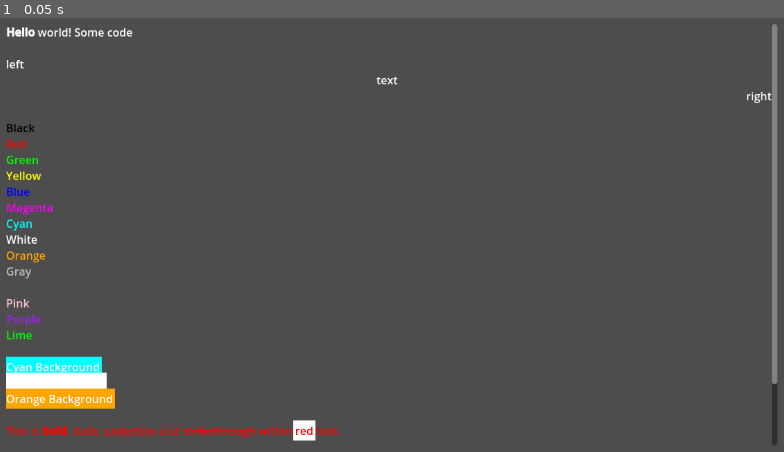
Above: before the commit, frame 1.
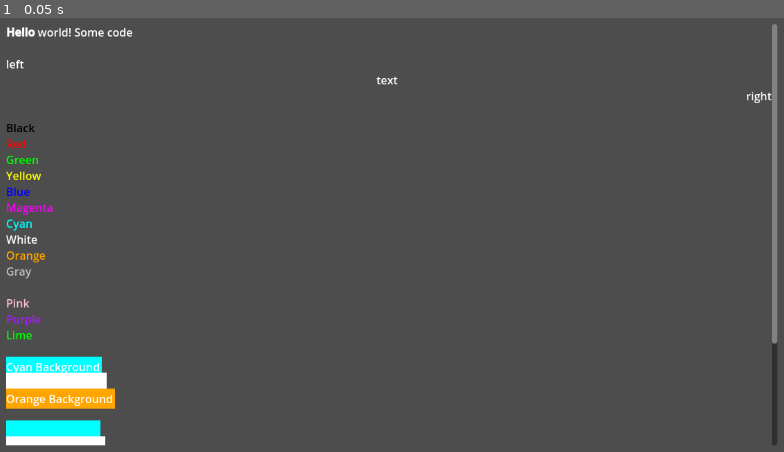
Above: after the commit, the same moment.

Repository: Calinou/godot-bbcode-to-ansi
Game: Godot game, scene res://test.tscn
Same seed, same stepped clock (60 frames per second), same inputs: the game is played once before the commit and once after it.
Inputs:
- Up to frame 1 (0.05 s): no input

The runs differ from the first frame. In frame 1, 1.2% of the frame differs, in the area x 0-100%, y 74-99%.

Commit message:
Add `[fgcolor]` emulation, use 256-color for greater compatibility

Diff:
--- a/test.gd
+++ b/test.gd
@@ -47,15 +47,15 @@
 			.replace("[color=yellow]", "\u001b[93m")
 			.replace("[color=blue]", "\u001b[94m")
 			.replace("[color=magenta]", "\u001b[95m")
-			.replace("[color=pink]", "\u001b[95m")
-			.replace("[color=purple]", "\u001b[95m")
+			.replace("[color=pink]", "\u001b[38;5;218m")
+			.replace("[color=purple]", "\u001b[38;5;98m")
 			.replace("[color=cyan]", "\u001b[96m")
 			.replace("[color=white]", "\u001b[97m")
-			.replace("[color=orange]", "\u001b[38;2;255;165;0m")
+			.replace("[color=orange]", "\u001b[38;5;208m")
 			.replace("[color=gray]", "\u001b[90m")
 			.replace("[/color]", "\u001b[39m")
 
-			# Background color.
+			# Background color (highlighting text).
 			.replace("[bgcolor=black]", "\u001b[40m")
 			.replace("[bgcolor=red]", "\u001b[101m")
 			.replace("[bgcolor=green]", "\u001b[102m")
@@ -63,13 +63,30 @@
 			.replace("[bgcolor=yellow]", "\u001b[103m")
 			.replace("[bgcolor=blue]", "\u001b[104m")
 			.replace("[bgcolor=magenta]", "\u001b[105m")
-			.replace("[bgcolor=pink]", "\u001b[105m")
-			.replace("[bgcolor=purple]", "\u001b[105m")
+			.replace("[bgcolor=pink]", "\u001b[48;5;218m")
+			.replace("[bgcolor=purple]", "\u001b[48;5;98m")
 			.replace("[bgcolor=cyan]", "\u001b[106m")
 			.replace("[bgcolor=white]", "\u001b[107m")
-			.replace("[bgcolor=orange]", "\u001b[48;2;255;165;0m")
+			.replace("[bgcolor=orange]", "\u001b[48;5;208m")
 			.replace("[bgcolor=gray]", "\u001b[100m")
 			.replace("[/bgcolor]", "\u001b[49m")
+
+			# Foreground color (redacting text).
+			# Emulated by using the same color for both foreground and background.
+			.replace("[fgcolor=black]", "\u001b[30;40m")
+			.replace("[fgcolor=red]", "\u001b[91;101m")
+			.replace("[fgcolor=green]", "\u001b[92;102m")
+			.replace("[fgcolor=lime]", "\u001b[92;102m")
+			.replace("[fgcolor=yellow]", "\u001b[93;103m")
+			.replace("[fgcolor=blue]", "\u001b[94;104m")
+			.replace("[fgcolor=magenta]", "\u001b[95;105m")
+			.replace("[fgcolor=pink]", "\u001b[38;5;218;48;5;218m")
+			.replace("[fgcolor=purple]", "\u001b[38;5;98;48;5;98m")
+			.replace("[fgcolor=cyan]", "\u001b[96;106m")
+			.replace("[fgcolor=white]", "\u001b[97;107m")
+			.replace("[fgcolor=orange]", "\u001b[38;5;208;48;5;208m")
+			.replace("[fgcolor=gray]", "\u001b[90;100m")
+			.replace("[/fgcolor]", "\u001b[39;49m")
 	)
 
 	var end := Time.get_ticks_usec()
--- a/test.tscn
+++ b/test.tscn
@@ -40,6 +40,10 @@
 [bgcolor=white]White Background[/bgcolor]
 [bgcolor=orange]Orange Background[/bgcolor]
 
+[fgcolor=cyan]Cyan Foreground[/fgcolor]
+[fgcolor=white]White Foreground[/fgcolor]
+[fgcolor=orange]Orange Foreground[/fgcolor]
+
 [color=red]This is [b]bold[/b], [i]italic[/i], [u]underline[/u] and [s]strikethrough[/s] within [bgcolor=white]red[/bgcolor] text.[/color]
 
 [i]italic [u]underline [s]strikethrough[/s][/u][/i] default
Not shown, changed: README.md
